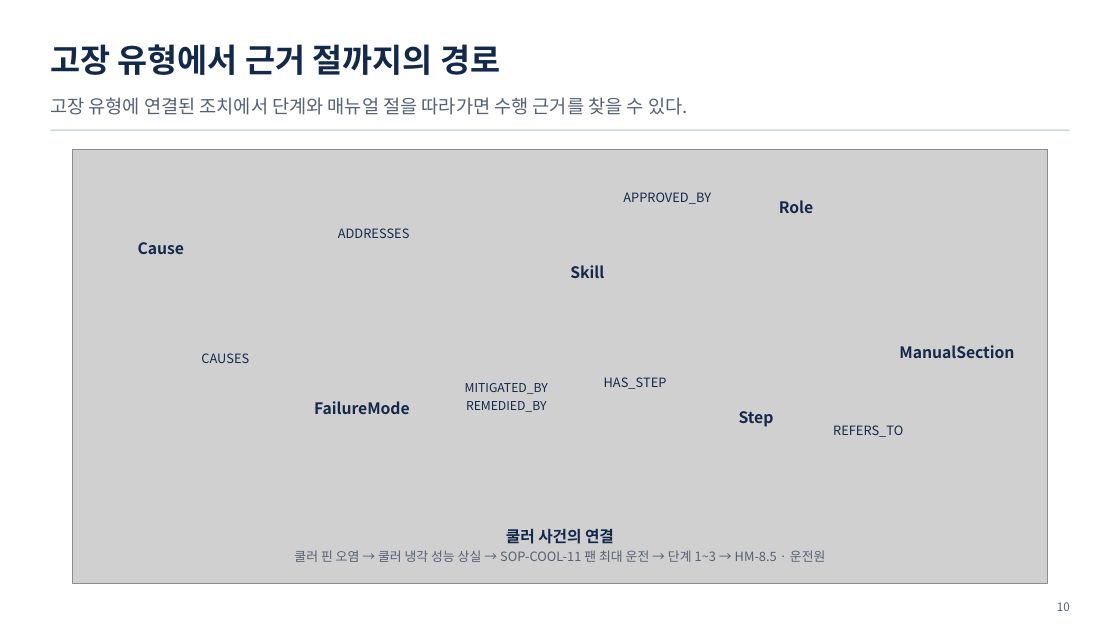
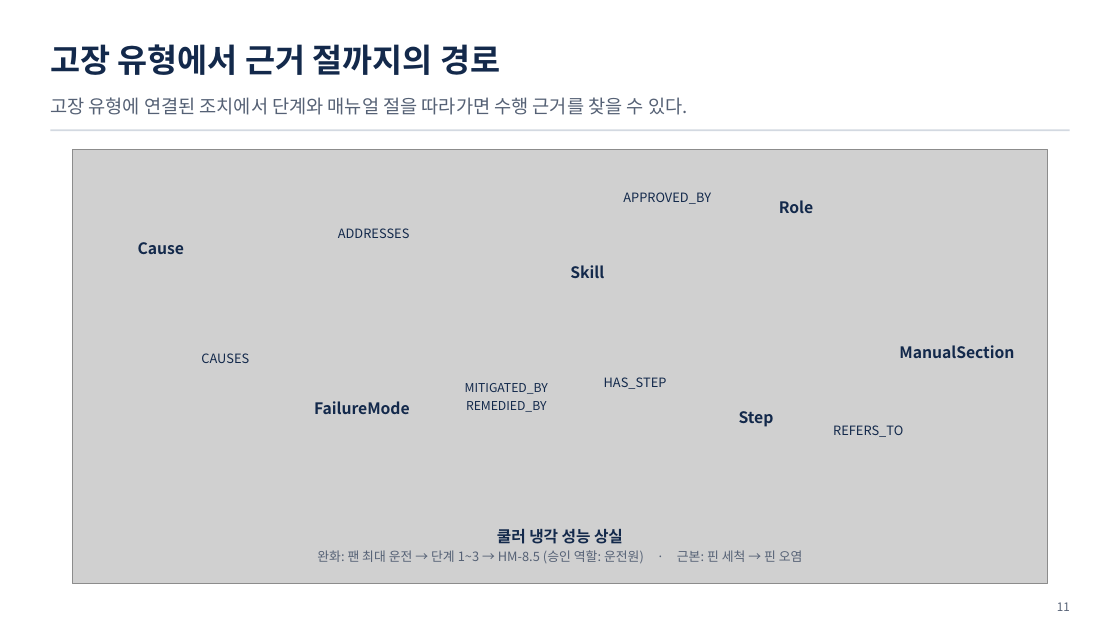
Before and after one commit to uengine-oss/hyd-iot-edu, a slide deck: slide 11 of workspace/강의제작/산출물/통합반/이론_오프라인/03회차/통합반_오프라인_03회차.pptx (slide 10 before the commit). Drawn at 1120x630 pixels with LibreOffice and Linux fonts; fonts in the diff are those of the drawing; grey boxes stand for pictures. Boxes give left, top, right and bottom in pixels: in the first picture for what was removed or moved away, otherwise in the second. Text is boxed around its words. In the diff, an @@ line names an element or a change of style, - is before the commit and + after.

```diff
--- a/workspace/강의제작/산출물/통합반/이론_오프라인/03회차/통합반_오프라인_03회차.pptx
+++ b/workspace/강의제작/산출물/통합반/이론_오프라인/03회차/통합반_오프라인_03회차.pptx
@@ text at (317, 529, 803, 563): text changed @@
-쿨러 사건의 연결
-쿨러 핀 오염 → 쿨러 냉각 성능 상실 → SOP-COOL-11 팬 최대 운전 → 단계 1~3 → HM-8.5 · 운전원
+쿨러 냉각 성능 상실
+완화: 팬 최대 운전 → 단계 1~3 → HM-8.5 (승인 역할: 운전원) · 근본: 핀 세척 → 핀 오염
@@ text at (1057, 602, 1070, 611): text changed @@
-10
+11
```
Also in this commit, not shown: 33 other slides changed, 1 slide added, 9 other files.
